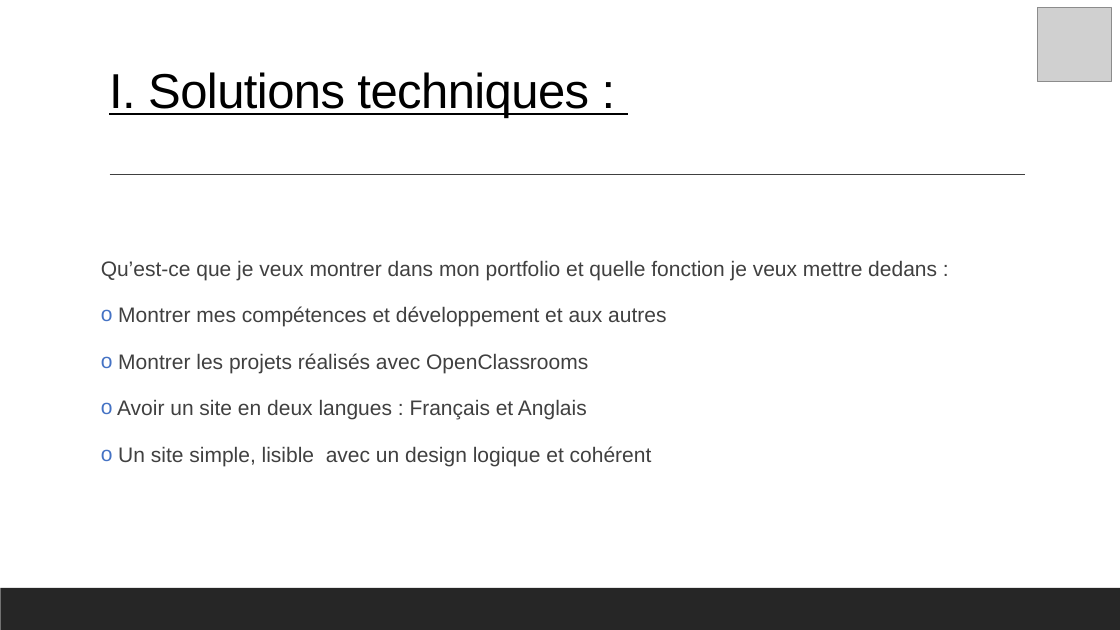
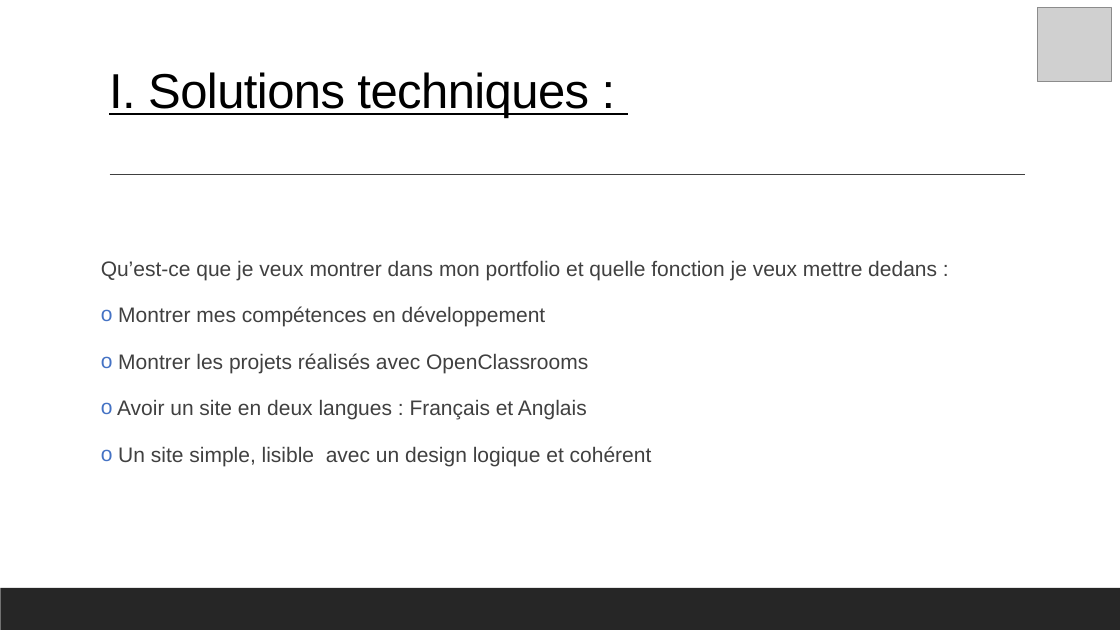
Before and after one commit to mathc28/portfolio, a slide deck: slide 4 of PrésentationP12.pptx. Drawn at 1120x630 pixels with LibreOffice and Linux fonts; fonts in the diff are those of the drawing; grey boxes stand for pictures. Boxes give left, top, right and bottom in pixels: in the first picture for what was removed or moved away, otherwise in the second. Text is boxed around its words. In the diff, an @@ line names an element or a change of style, - is before the commit and + after.

```diff
--- a/PrésentationP12.pptx
+++ b/PrésentationP12.pptx
@@ text at box(118, 306, 546, 327): text changed @@
-o Montrer mes compétences et développement et aux autres
+o Montrer mes compétences en développement
```
Also in this commit, not shown: 3 other slides changed, 3 slides added, 1 slide removed, 3 other files.
